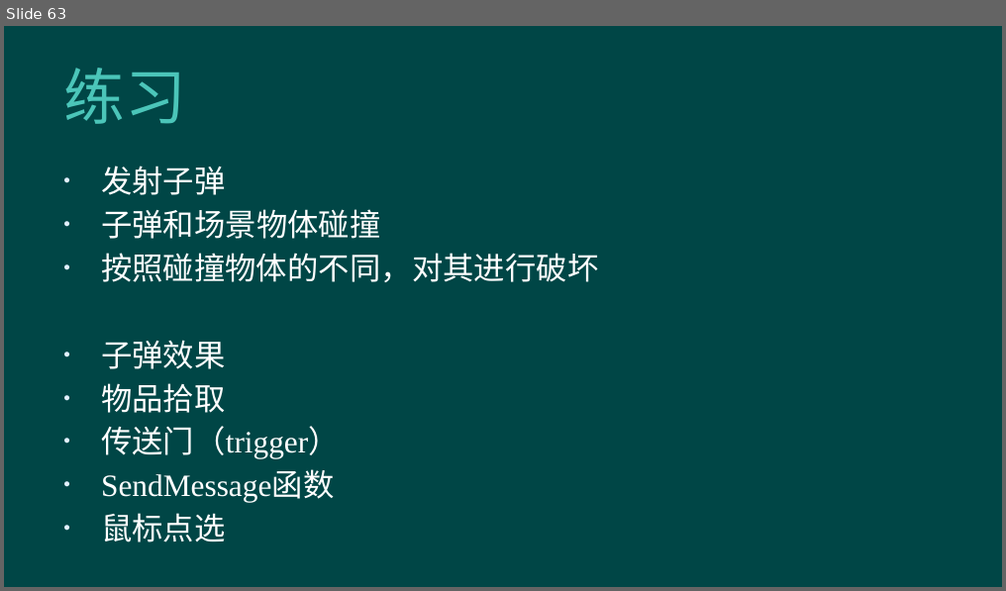
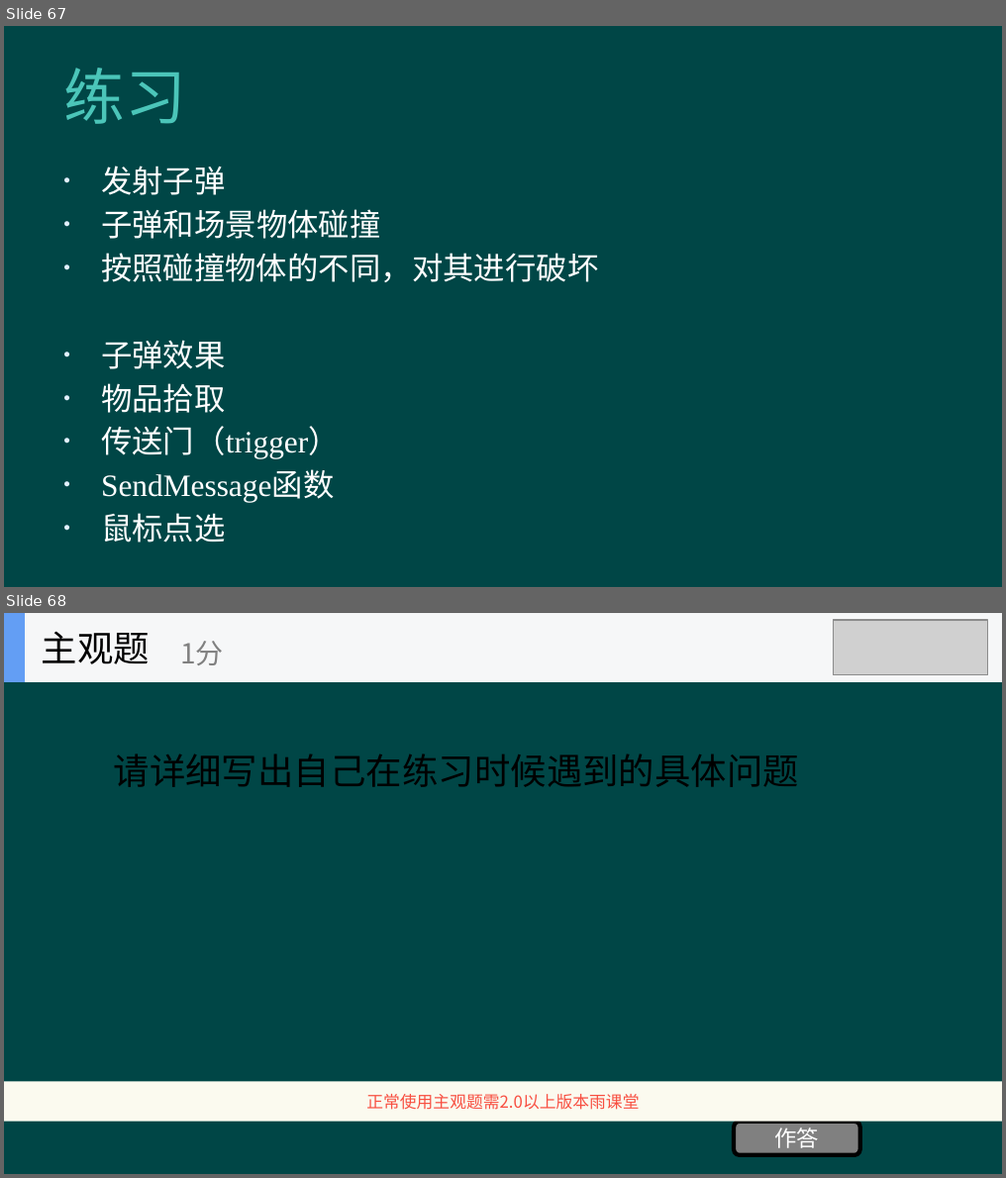
Before and after one commit to hanhonglei/Course_GameEngine, a slide deck: Slides/Principle/9 碰撞检测/9 碰撞检测.pptx. Shown one above the other, each under a label of ours: slide 63 before the commit, slides 67 and 68 after it. The pictures are 1006x591 and 1006x1178 pixels, drawn with LibreOffice and Linux fonts; fonts in the diff are those of the drawing; grey boxes stand for pictures; background and template pictures are left out. Boxes give left, top, right and bottom in pixels: in the first picture for what was removed or moved away, otherwise in the second. Text is boxed around its words. In the diff, an @@ line names an element or a change of style, - is before the commit and + after.

```diff
--- a/Slides/Principle/9 碰撞检测/9 碰撞检测.pptx
+++ b/Slides/Principle/9 碰撞检测/9 碰撞检测.pptx
@@ slide 68 added at (x1=4, y1=613, x2=1002, y2=1174), background #004646 @@
@@ group added at (x1=4, y1=613, x2=1002, y2=682): 2 rectangles, 2 texts @@
+主观题
+1分
@@ picture added at (x1=834, y1=620, x2=989, y2=676) @@
@@ text added at (x1=114, y1=755, x2=800, y2=787), 26 pt, text #000000 @@
+请详细写出自己在练习时候遇到的具体问题
@@ rectangle added at (x1=4, y1=1082, x2=1002, y2=1122), fill #FBFAEF, 12 pt, text #F84F41 @@
+正常使用主观题需2.0以上版本雨课堂
@@ rounded rectangle added at (x1=734, y1=1122, x2=860, y2=1156), fill #808080, outline #000000 3 pt, 16 pt, text #FFFFFF @@
+作答
@@ what was slide 63 is now slide 67 @@
```
Also in this commit, not shown: 1 slide changed, 5 other slides added, 1 slide removed, 5 other files.
